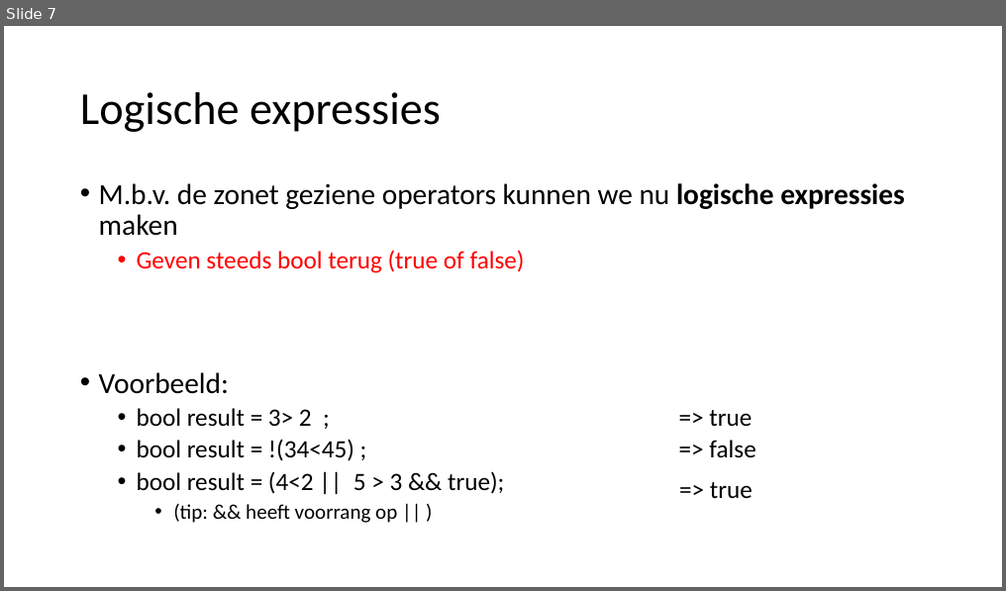
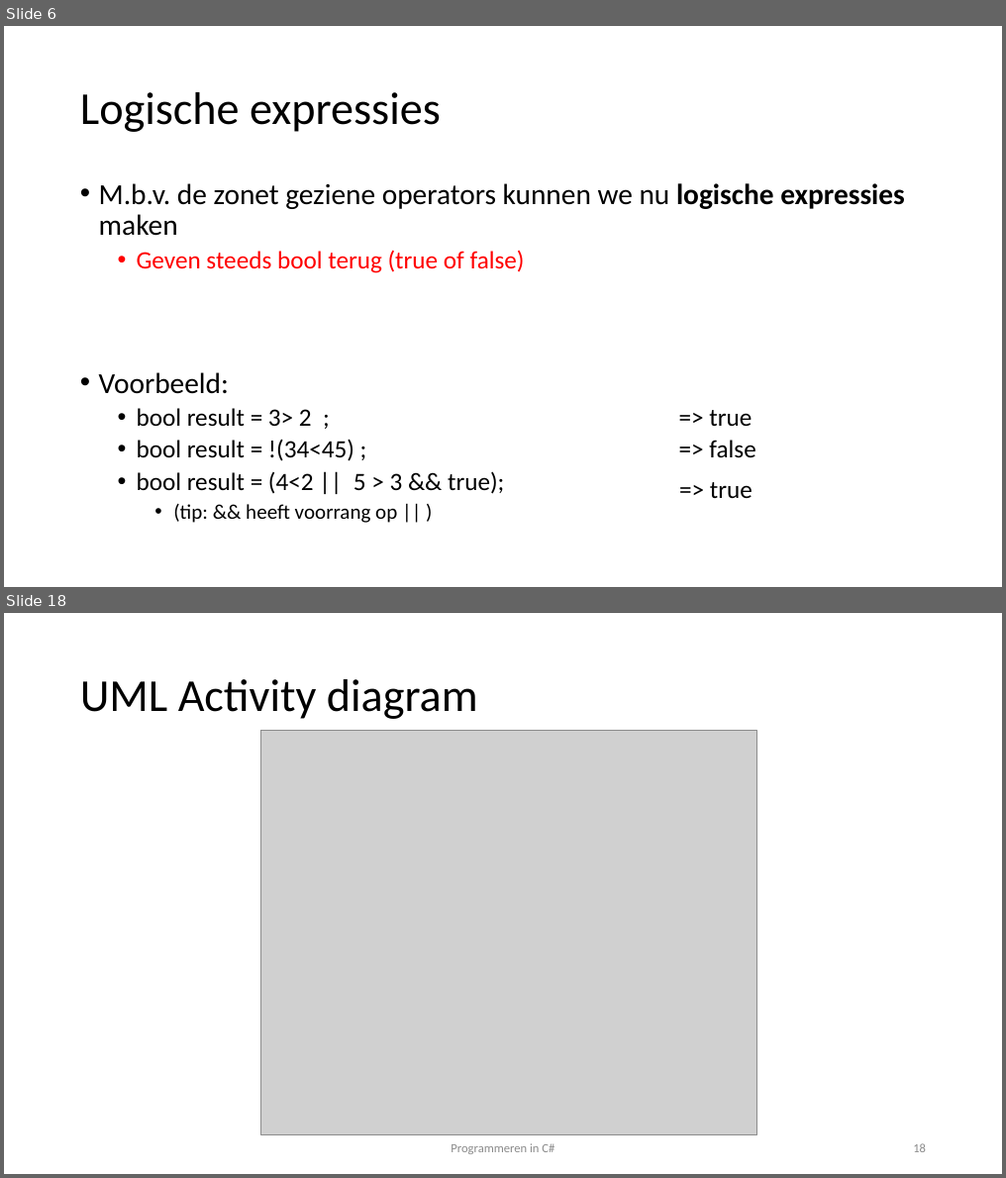
Before and after one commit to v-nys/cursusprogrammeren, a slide deck: _SLIDES/DEEL1/H4/31_Logische en relationele operators.pptx. Shown one above the other, each under a label of ours: slide 7 before the commit, slides 6 and 18 after it; the slides between them are not shown. The pictures are 1006x591 and 1006x1178 pixels, drawn with LibreOffice and Linux fonts; fonts in the diff are those of the drawing; grey boxes stand for pictures. Boxes give left, top, right and bottom in pixels: in the first picture for what was removed or moved away, otherwise in the second. Text is boxed around its words. In the diff, an @@ line names an element or a change of style, - is before the commit and + after.

```diff
--- a/_SLIDES/DEEL1/H4/31_Logische en relationele operators.pptx
+++ b/_SLIDES/DEEL1/H4/31_Logische en relationele operators.pptx
@@ slide 18 added at <box>4,613,1002,1174</box>, background #FFFFFF @@
@@ title added at <box>80,679,478,719</box>, 44 pt, text #000000 @@
+UML Activity diagram
@@ picture added at <box>261,731,756,1136</box> @@
@@ text added at <box>450,1144,554,1155</box>, 12 pt, text #8C8C8C @@
+Programmeren in C#
@@ page number added at <box>913,1144,926,1153</box>, 12 pt, text #8C8C8C @@
+18
@@ what was slide 7 is now slide 6 @@
```
Also in this commit, not shown: 3 slides changed, 35 other slides added, 1 slide removed, 3 other files.
